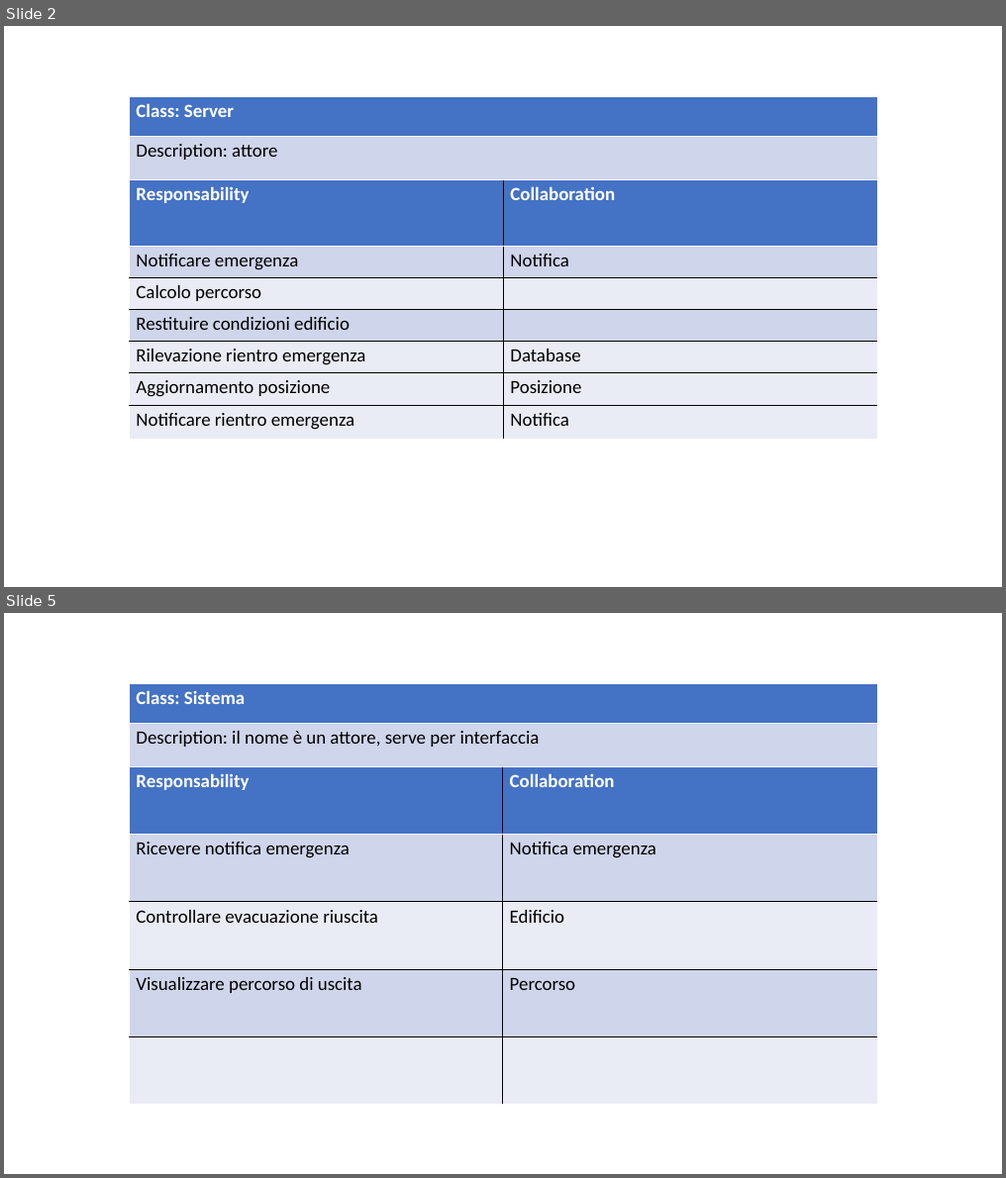
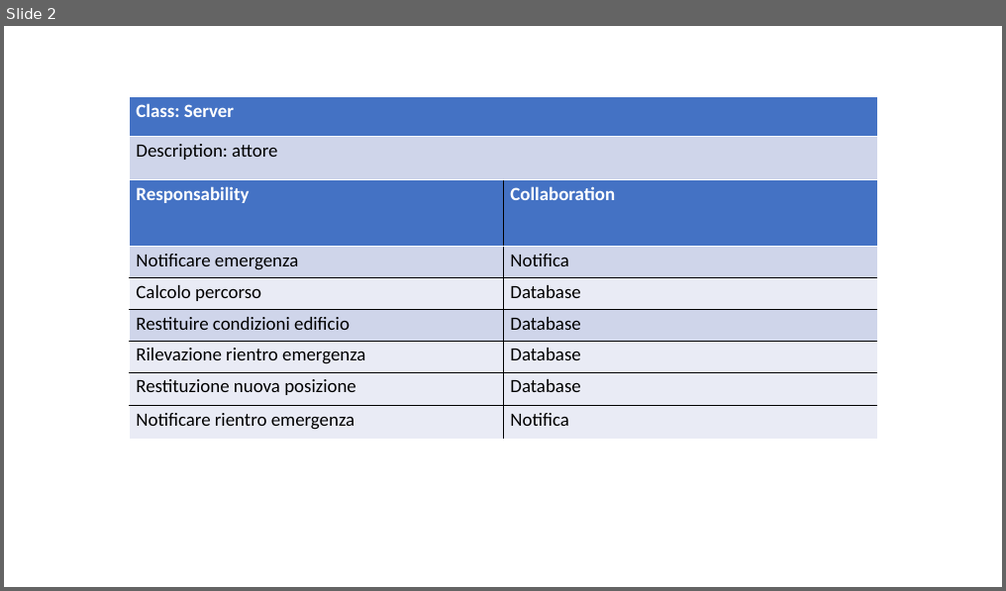
Before and after one commit to ecorradini/ProgettoIDS, a slide deck: AnalisiRequisiti/CRC/UT4/CRC_UT4.ppt. Shown one above the other, each under a label of ours: slides 2 and 5 before the commit, slide 2 after it; the slides between them are not shown. The pictures are 1006x1178 and 1006x591 pixels, drawn with LibreOffice and Linux fonts; fonts in the diff are those of the drawing. Boxes give left, top, right and bottom in pixels: in the first picture for what was removed or moved away, otherwise in the second. Text is boxed around its words. In the diff, an @@ line names an element or a change of style, - is before the commit and + after.

```diff
--- a/AnalisiRequisiti/CRC/UT4/CRC_UT4.ppt
+++ b/AnalisiRequisiti/CRC/UT4/CRC_UT4.ppt
@@ slide 5 removed at [4,613,1002,1174], background #FFFFFF @@
@@ table removed at [129,683,877,767], 2 rows, 1 columns @@
-Class: Sistema
-Description: il nome è un attore, serve per interfaccia
@@ table removed at [129,766,877,1104], 5 rows, 2 columns @@
-Responsability | Collaboration
-Ricevere notifica emergenza | Notifica emergenza
-Controllare evacuazione riuscita | Edificio
-Visualizzare percorso di uscita | Percorso
- | 
@@ slide 2 changed as well @@
@@ table at [129,179,877,438] @@
-row 3, column 2: 
+row 3, column 2: Database
-row 4, column 2: 
+row 4, column 2: Database
-row 6, column 1: Aggiornamento posizione
+row 6, column 1: Restituzione nuova posizione
-row 6, column 2: Posizione
+row 6, column 2: Database
@@ line spacing 0.96 to 0.94 @@
@@ borders changed @@
```
Also in this commit, not shown: 3 other slides changed, 6 slides added, 7 other slides removed.
